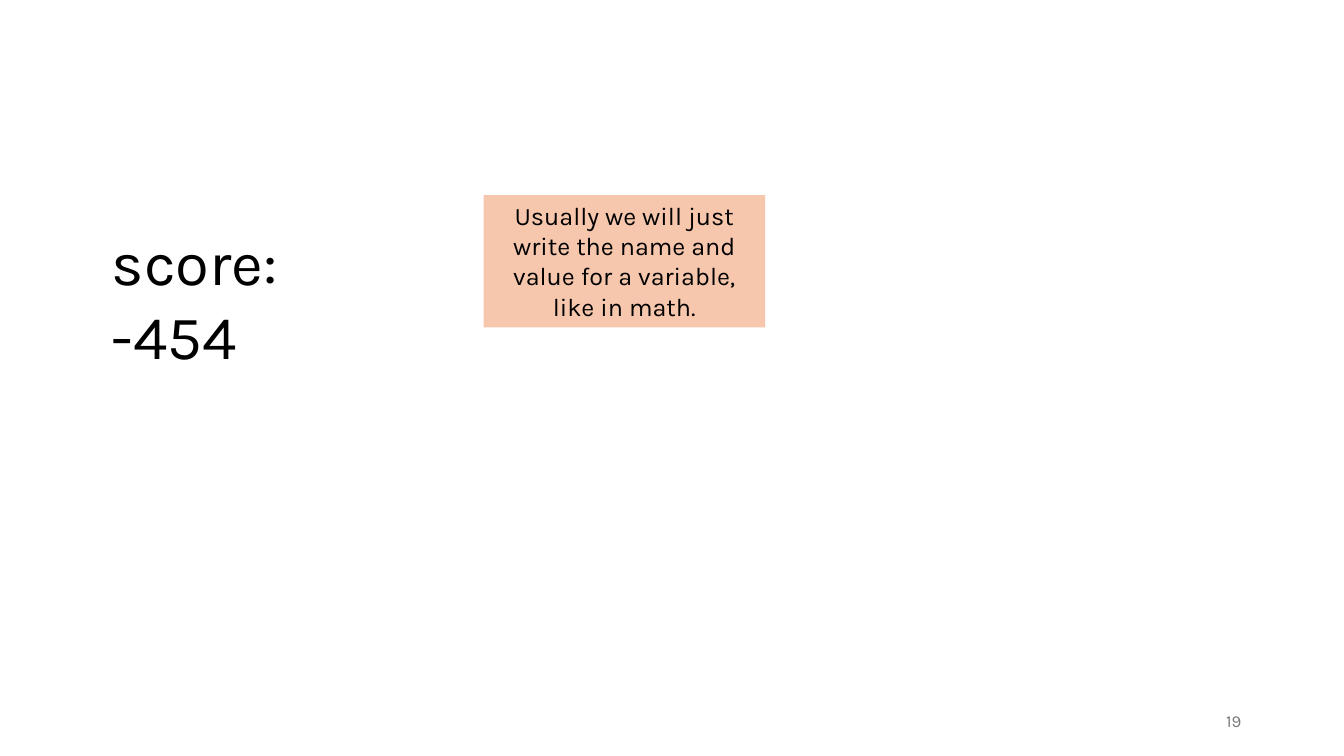
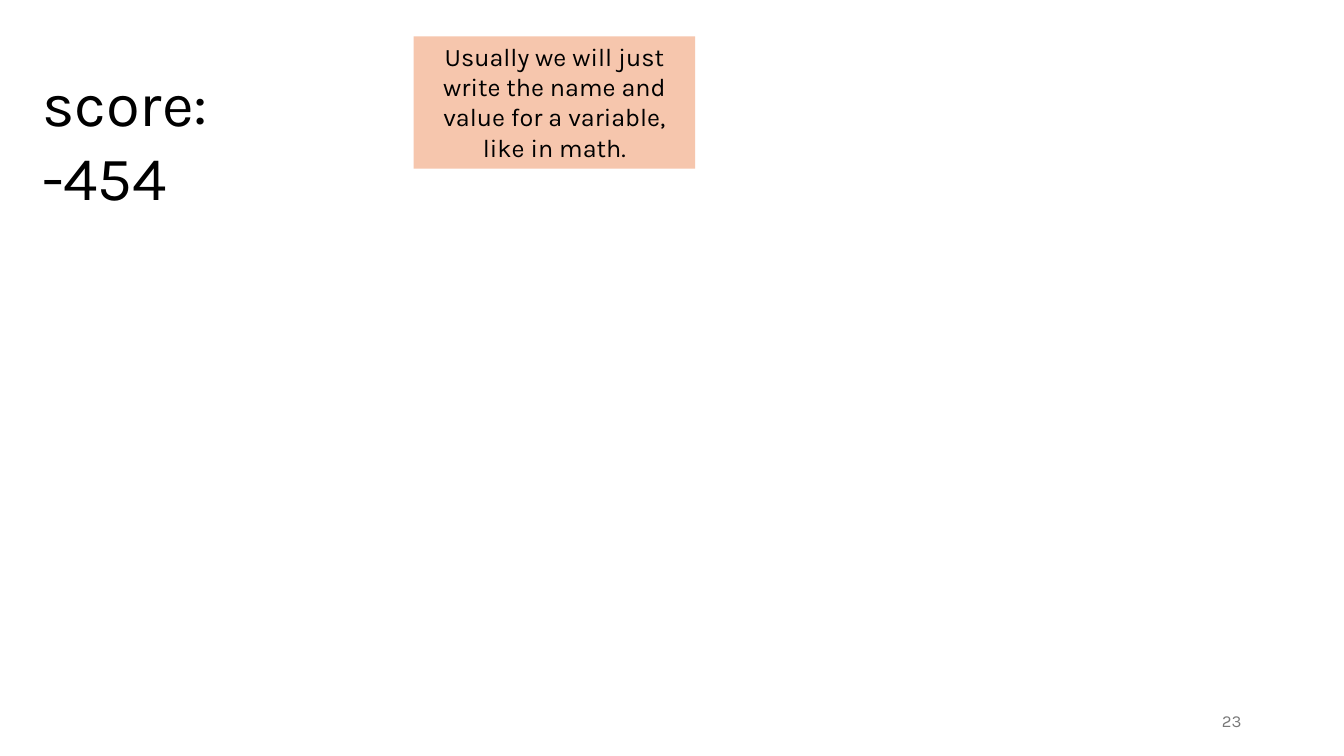
Before and after one commit to tjd1234/cmpt120spring2026, a slide deck: slide 23 of lecture_notes/chapter2/chapter2.pptx (slide 19 before the commit). Drawn at 1344x756 pixels with LibreOffice and Linux fonts; fonts in the diff are those of the drawing. Boxes give left, top, right and bottom in pixels: in the first picture for what was removed or moved away, otherwise in the second. Text is boxed around its words. In the diff, an @@ line names an element or a change of style, - is before the commit and + after.

```diff
--- a/lecture_notes/chapter2/chapter2.pptx
+++ b/lecture_notes/chapter2/chapter2.pptx
@@ rectangle "Usually we will just write ..." moved from (x1=484, y1=196, x2=765, y2=328) to (x1=413, y1=36, x2=695, y2=168) @@
@@ text "score: -454" moved from (x1=112, y1=255, x2=278, y2=360) to (x1=42, y1=96, x2=208, y2=201) @@
@@ page number at (x1=1222, y1=716, x2=1242, y2=727): text changed @@
-19
+23
```
Also in this commit, not shown: 14 other slides changed, 10 slides added, 34 other files.
